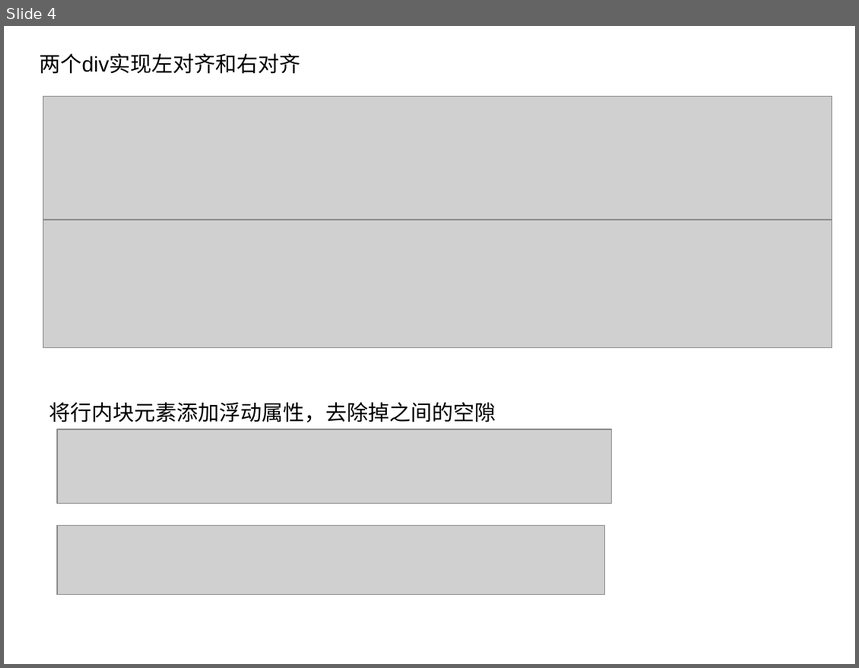
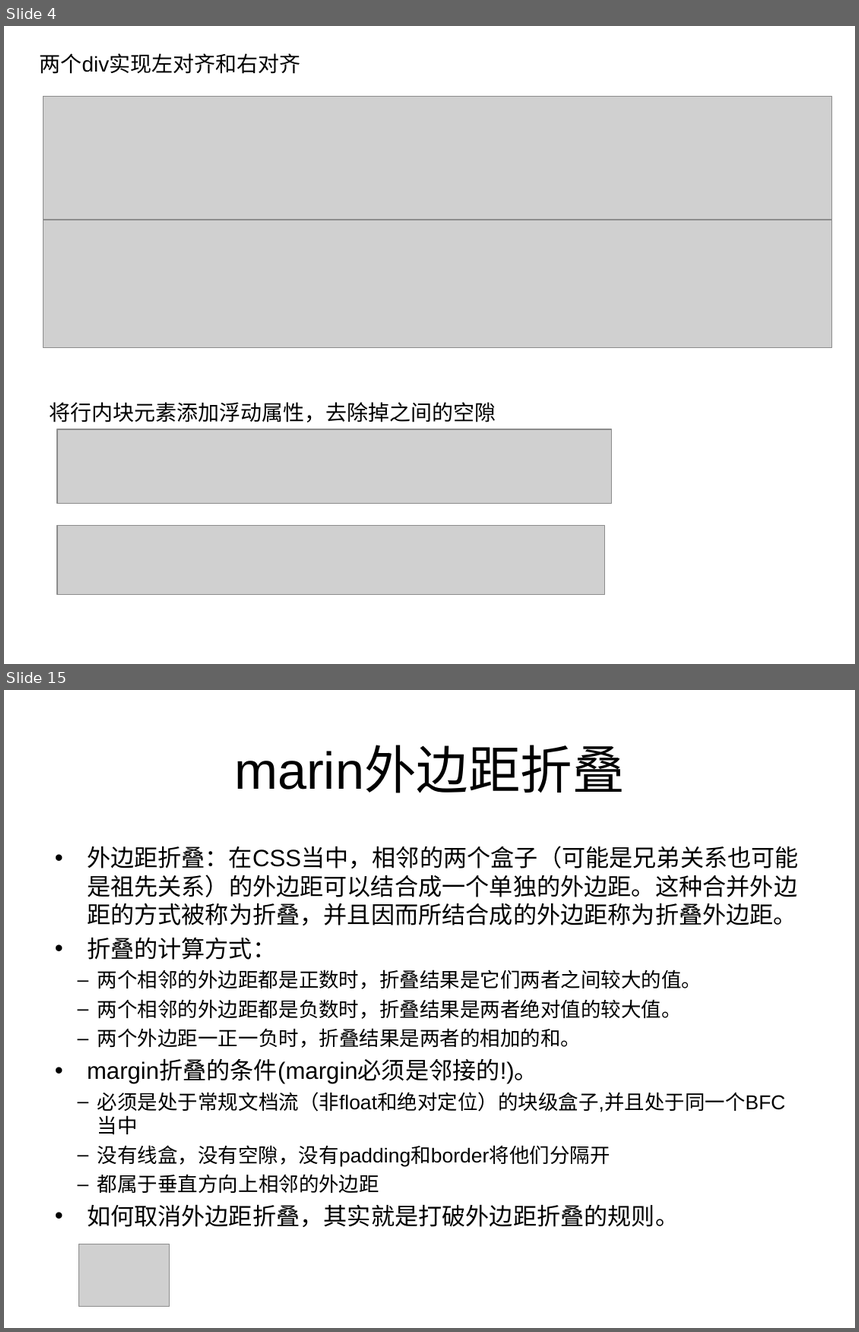
Before and after one commit to tiptophs/float, a slide deck: 浮动.ppt. Shown one above the other, each under a label of ours: slide 4 before the commit, slides 4 and 15 after it; the slides between them are not shown. The pictures are 859x668 and 859x1332 pixels, drawn with LibreOffice and Linux fonts; fonts in the diff are those of the drawing; grey boxes stand for pictures. Boxes give left, top, right and bottom in pixels: in the first picture for what was removed or moved away, otherwise in the second. Text is boxed around its words. In the diff, an @@ line names an element or a change of style, - is before the commit and + after.

```diff
--- a/浮动.ppt
+++ b/浮动.ppt
@@ slide 15 added at (4,690,855,1328), background #FFFFFF @@
@@ title added at (234,748,625,793), 44 pt, text #000000 @@
+marin外边距折叠
@@ text added at (87,846,799,1227), 17 pt, text #000000 @@
+• 外边距折叠：在CSS当中，相邻的两个盒子（可能是兄弟关系也可能是祖先关系）的外边距可以结合成一个单独的外边距。这种合并外边距的方式被称为折叠，并且因而所结合成的外边距称为折叠外边距。
+• 折叠的计算方式：
+  – 两个相邻的外边距都是正数时，折叠结果是它们两者之间较大的值。
+  – 两个相邻的外边距都是负数时，折叠结果是两者绝对值的较大值。
+  – 两个外边距一正一负时，折叠结果是两者的相加的和。
+• margin折叠的条件(margin必须是邻接的!)。
+  – 必须是处于常规文档流（非float和绝对定位）的块级盒子,并且处于同一个BFC当中
+  – 没有线盒，没有空隙，没有padding和border将他们分隔开
+  – 都属于垂直方向上相邻的外边距
+• 如何取消外边距折叠，其实就是打破外边距折叠的规则。
@@ picture added at (79,1245,169,1307) @@
```
Also in this commit, not shown: 1 slide changed, 9 other slides added, 4 slides removed, 6 other files.
